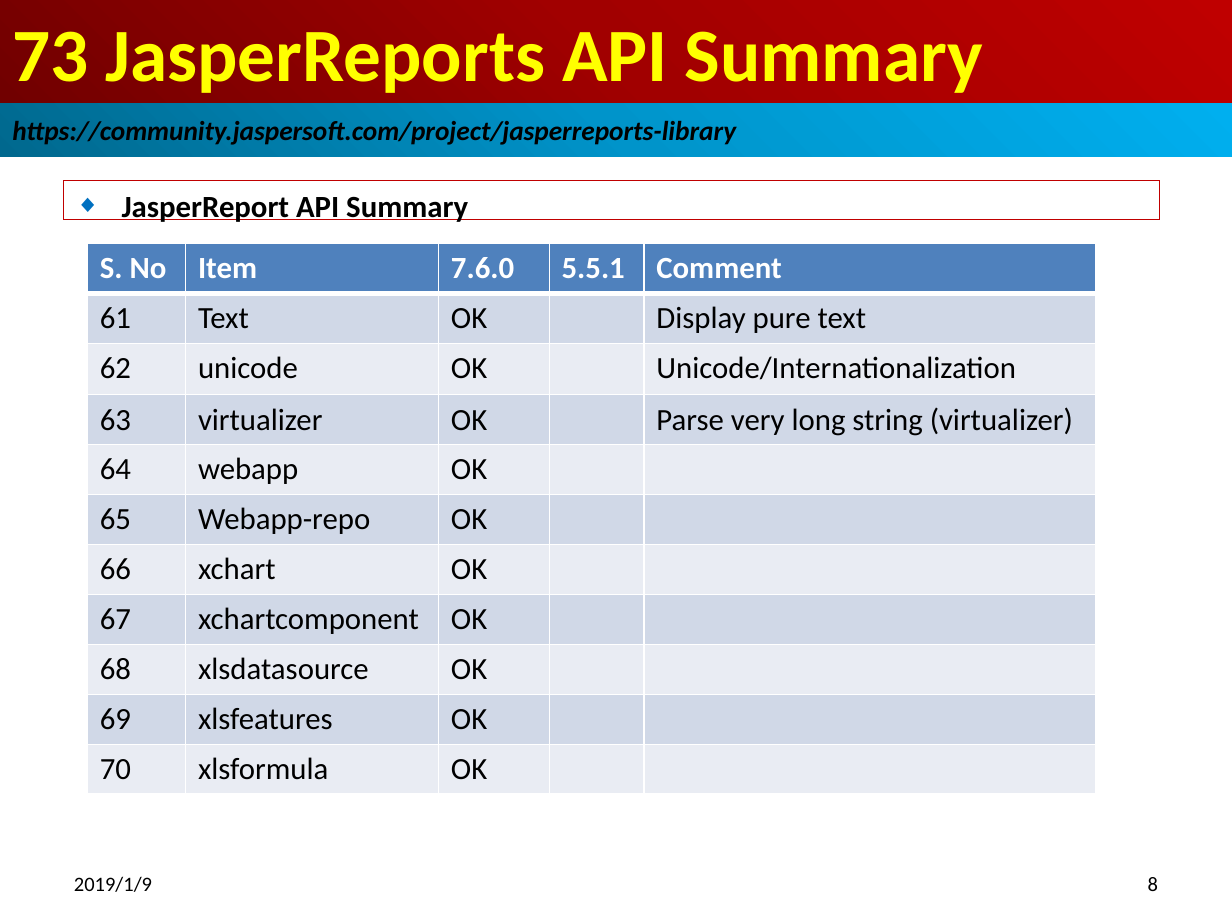
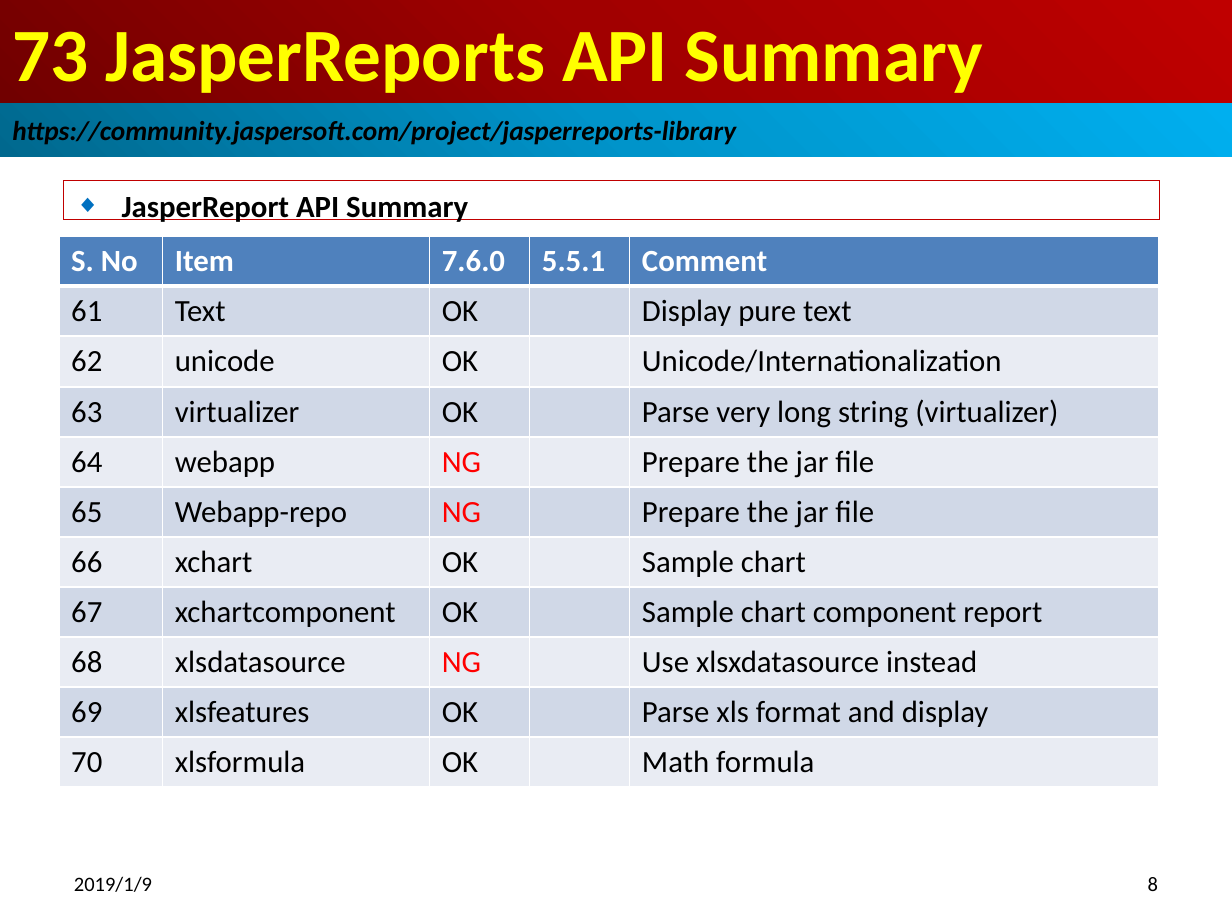
Before and after one commit to peterhchen/100-jasper-report-api-6.7.0, a slide deck: slide 8 of 15_Ch73_API_Summary.pptx. Drawn at 1232x924 pixels with LibreOffice and Linux fonts; fonts in the diff are those of the drawing. Boxes give left, top, right and bottom in pixels: in the first picture for what was removed or moved away, otherwise in the second. Text is boxed around its words. In the diff, an @@ line names an element or a change of style, - is before the commit and + after.

Commit message:
Chart, format, xlsx data source, xml datasource

```diff
--- a/15_Ch73_API_Summary.pptx
+++ b/15_Ch73_API_Summary.pptx
@@ table at box(59, 237, 1159, 785) @@
-row 5, column 3: OK
+row 5, column 3: NG
-row 5, column 5: 
+row 5, column 5: Prepare the jar file
-row 6, column 3: OK
+row 6, column 3: NG
-row 6, column 5: 
+row 6, column 5: Prepare the jar file
-row 7, column 5: 
+row 7, column 5: Sample chart
-row 8, column 5: 
+row 8, column 5: Sample chart component report
-row 9, column 3: OK
+row 9, column 3: NG
-row 9, column 5: 
+row 9, column 5: Use xlsxdatasource instead
-row 10, column 5: 
+row 10, column 5: Parse xls format and display
-row 11, column 5: 
+row 11, column 5: Math formula
@@ table: place and size @@
-table at box(87, 244, 1096, 792)
+table at box(59, 237, 1159, 785)
```
Also in this commit, not shown: 1 other slide changed, 2 other files.
